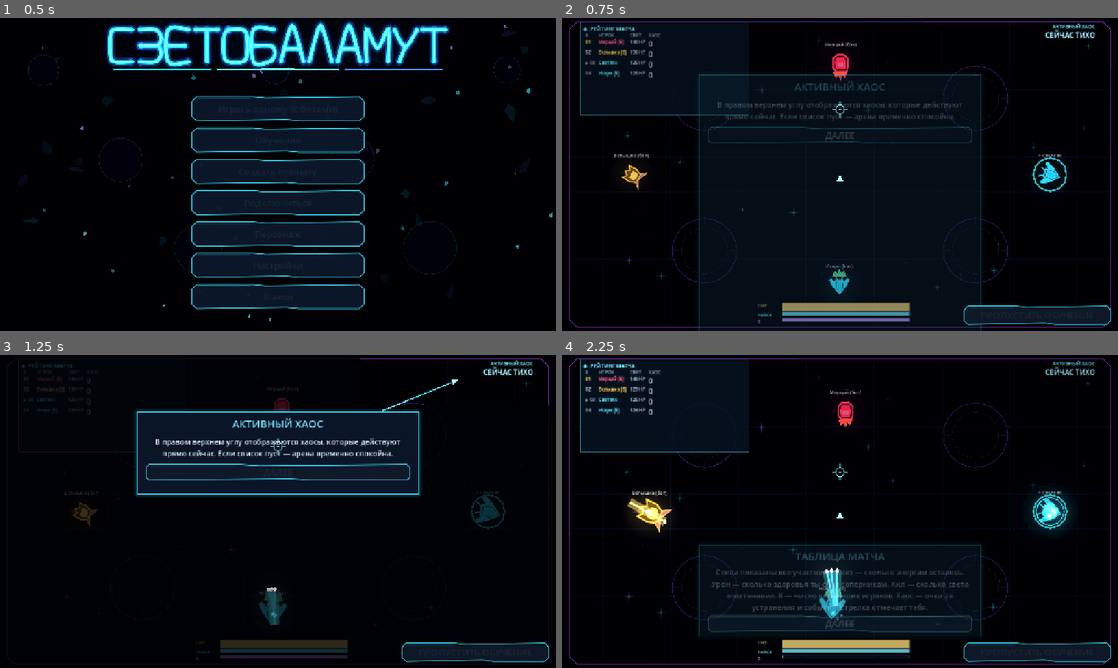
Above: before the commit, frames 1-4 (two rows, left to right).
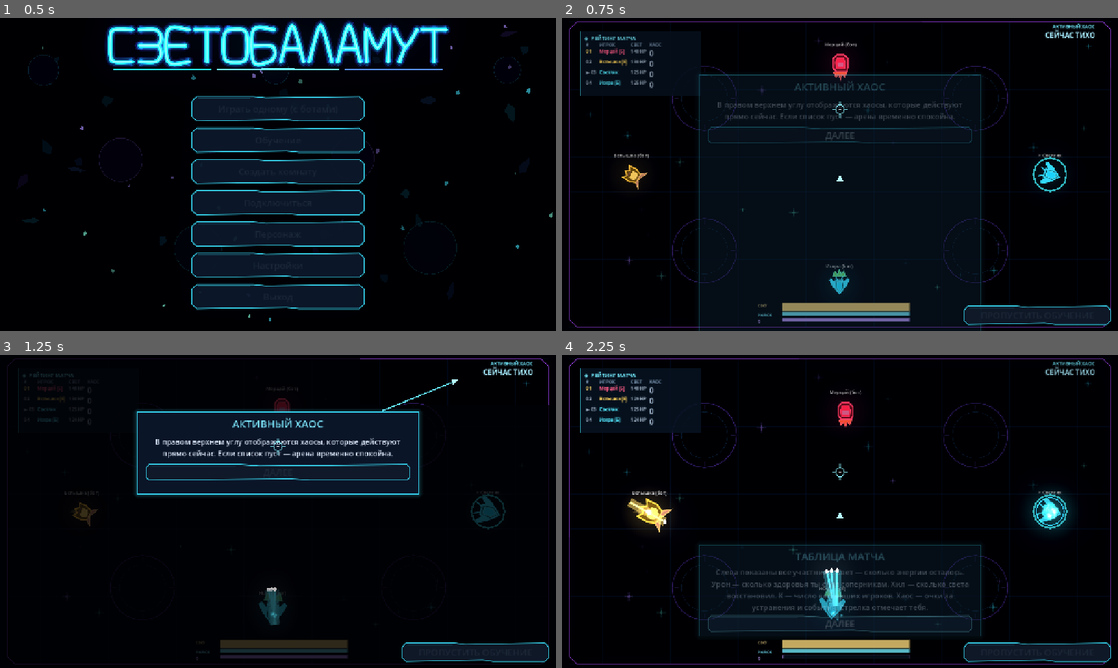
Above: after the commit, the same moments.

Repository: DvoreZZKy/svetobalamut
Game: Godot game, scene res://scenes/menu.tscn
Two runs of this game, one before a commit and one after it. Both use one fixed random seed, a clock stepped at 60 frames per second and the inputs below.
Inputs (mouse positions are in pixels of both pictures, inside the frame that each line leads up to):
- Up to frame 1 (0.5 s): no input
- Up to frame 2 (0.75 s): click "Играть одному (с ботами)" at 0.5 s
- Up to frame 3 (1.25 s): no input
- Up to frame 4 (2.25 s): tap Enter (restart) at 1.25 s; move the mouse to (962, 495) at 1.27 s; hold D (right) 1.28-2 s; tap Q (ability) at 1.35 s; click (962, 495) at 1.42 s; click "ДАЛЕЕ" at 2 s

Frame 1 is identical in both runs. In frame 2, 1.0% of the frame differs, in the area x 3-34%, y 1-32%; in frame 3, 0.2%; in frame 4, 5.2%.

Commit message:
Lower and tighten match leaderboard panel

Diff:
--- a/scripts/arena.gd
+++ b/scripts/arena.gd
@@ -333,8 +333,8 @@
 	score_lbl.bbcode_enabled = true
 	score_lbl.fit_content = false
 	score_lbl.scroll_active = false
-	score_lbl.position = Vector2(42, 10)
-	score_lbl.size = Vector2(390, 214)
+	score_lbl.position = Vector2(42, 30)
+	score_lbl.size = Vector2(280, 150)
 	score_lbl.clip_contents = true
 	score_lbl.mouse_filter = Control.MOUSE_FILTER_IGNORE
 	score_lbl.add_theme_font_size_override("normal_font_size", 10)
@@ -348,10 +348,10 @@
 	board_style.border_color = Color("#42d9ed", 0.72)
 	board_style.set_border_width_all(1)
 	board_style.set_corner_radius_all(0)
-	board_style.content_margin_left = 7
-	board_style.content_margin_right = 7
-	board_style.content_margin_top = 6
-	board_style.content_margin_bottom = 6
+	board_style.content_margin_left = 9
+	board_style.content_margin_right = 9
+	board_style.content_margin_top = 8
+	board_style.content_margin_bottom = 8
 	score_lbl.add_theme_stylebox_override("normal", board_style)
 	cl.add_child(score_lbl)
 	help_lbl = _label("", 11, Vector2.ZERO, Vector2(340, 76), cl)
